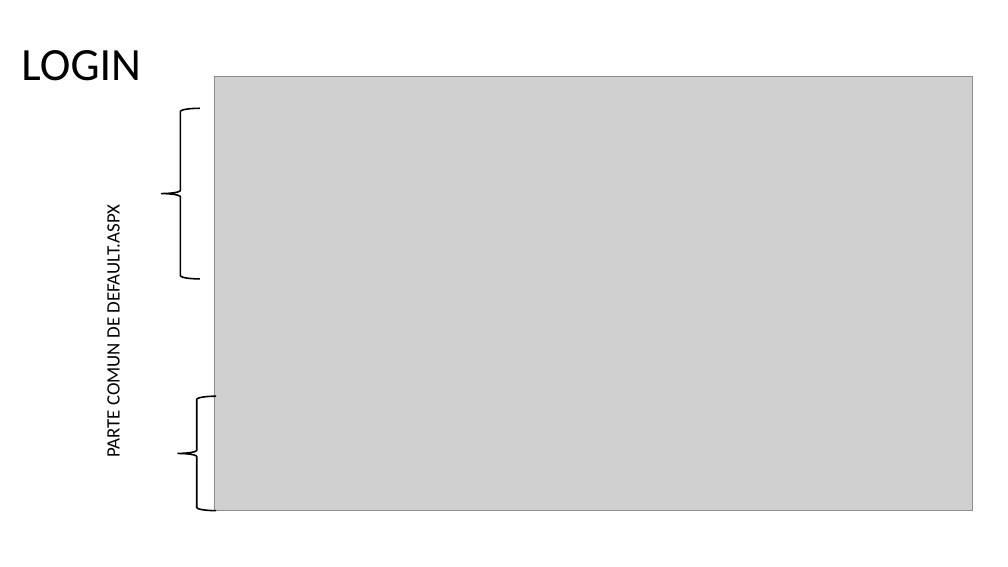
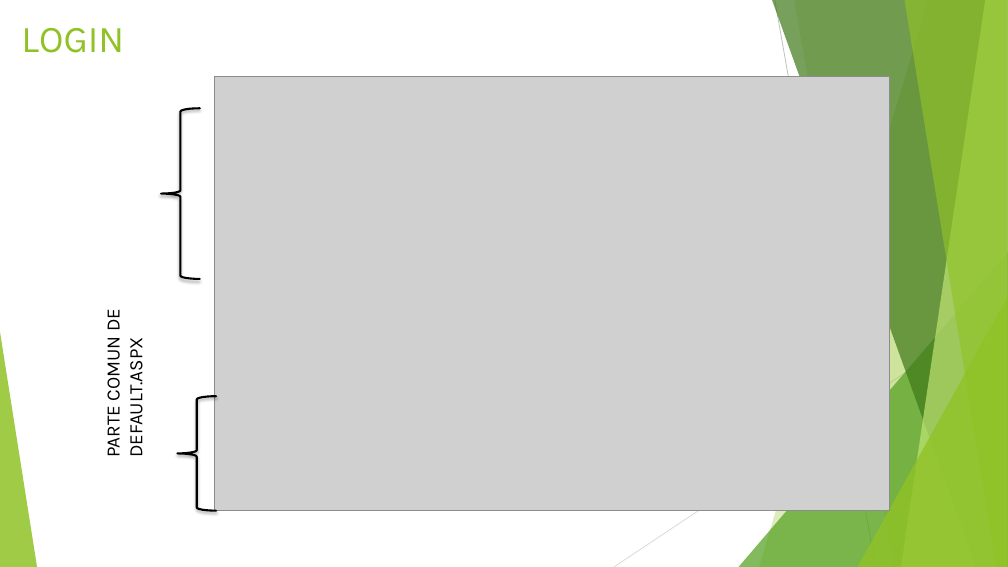
Before and after one commit to iliade88/Carmander, a slide deck: slide 5 of Presentacion.pptx (slide 9 before the commit). Drawn at 1008x567 pixels with LibreOffice and Linux fonts; fonts in the diff are those of the drawing; grey boxes stand for pictures. Boxes give left, top, right and bottom in pixels: in the first picture for what was removed or moved away, otherwise in the second. Text is boxed around its words. In the diff, an @@ line names an element or a change of style, - is before the commit and + after.

```diff
--- a/Presentacion.pptx
+++ b/Presentacion.pptx
@@ title "LOGIN" at (21,28,124,53): size 44 to 36 pt, font Calibri to Karla, text colour #000000 to #90C226; line spacing 0.9 to 1; vertical alignment middle to top @@
@@ picture: place and size @@
-picture at (214,76,972,510)
+picture at (214,76,889,510)
@@ left brace at (161,108,200,279): outline #000000 1.5 pt to #000000 2 pt; shadow on @@
@@ text "PARTE COMUN DE DEFAULT.ASPX" at (100,311,148,455): font Calibri to Karla @@
@@ group added at (0,0,1008,567): 5 freeform shapes, 3 triangles, 2 lines @@
@@ left brace at (178,396,216,510): outline #000000 1.5 pt to #000000 2 pt; shadow on @@
```
Also in this commit, not shown: 17 other slides changed, 2 slides added, 2 slides removed.
